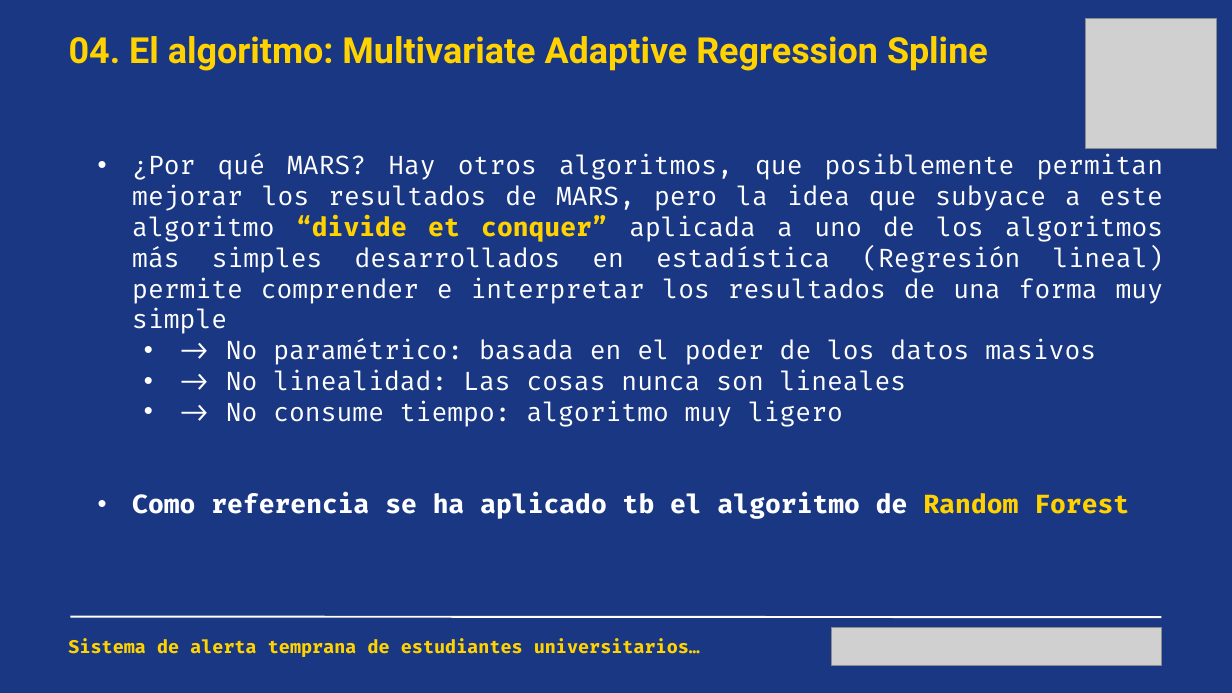
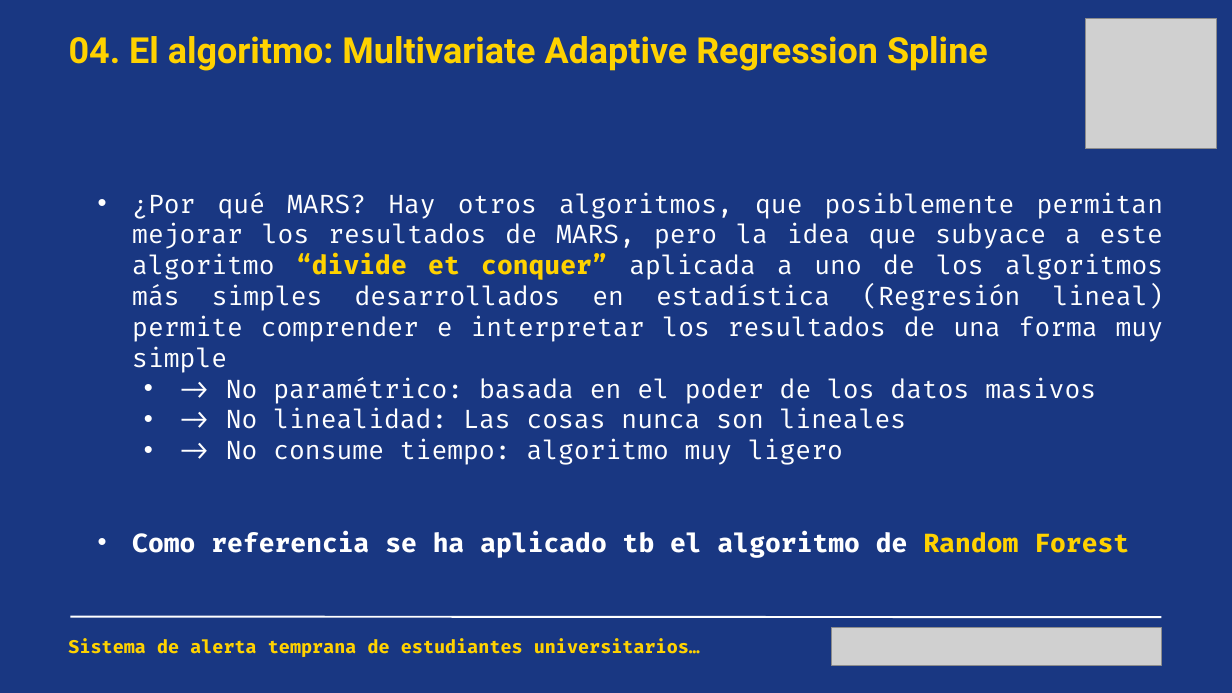
Before and after one commit to f8l5h9/UniversiDATA, a slide deck: slide 7 of Presentación UniversiDATA.pptx. Drawn at 1232x693 pixels with LibreOffice and Linux fonts; fonts in the diff are those of the drawing; grey boxes stand for pictures. Boxes give left, top, right and bottom in pixels: in the first picture for what was removed or moved away, otherwise in the second. Text is boxed around its words. In the diff, an @@ line names an element or a change of style, - is before the commit and + after.

```diff
--- a/Presentación UniversiDATA.pptx
+++ b/Presentación UniversiDATA.pptx
@@ text "¿Por qué MARS? Hay otros ...": place and size @@
-text "¿Por qué MARS? Hay otros ..." at (132, 154, 1164, 519)
+text "¿Por qué MARS? Hay otros ..." at (132, 192, 1164, 558)
```
Also in this commit, not shown: 5 other slides changed, 3 other files.
